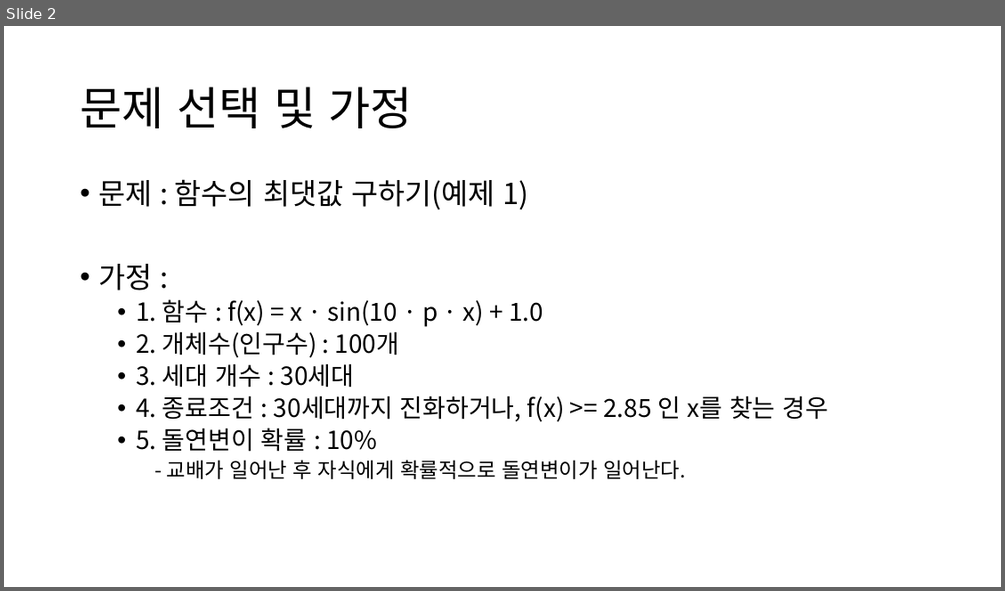
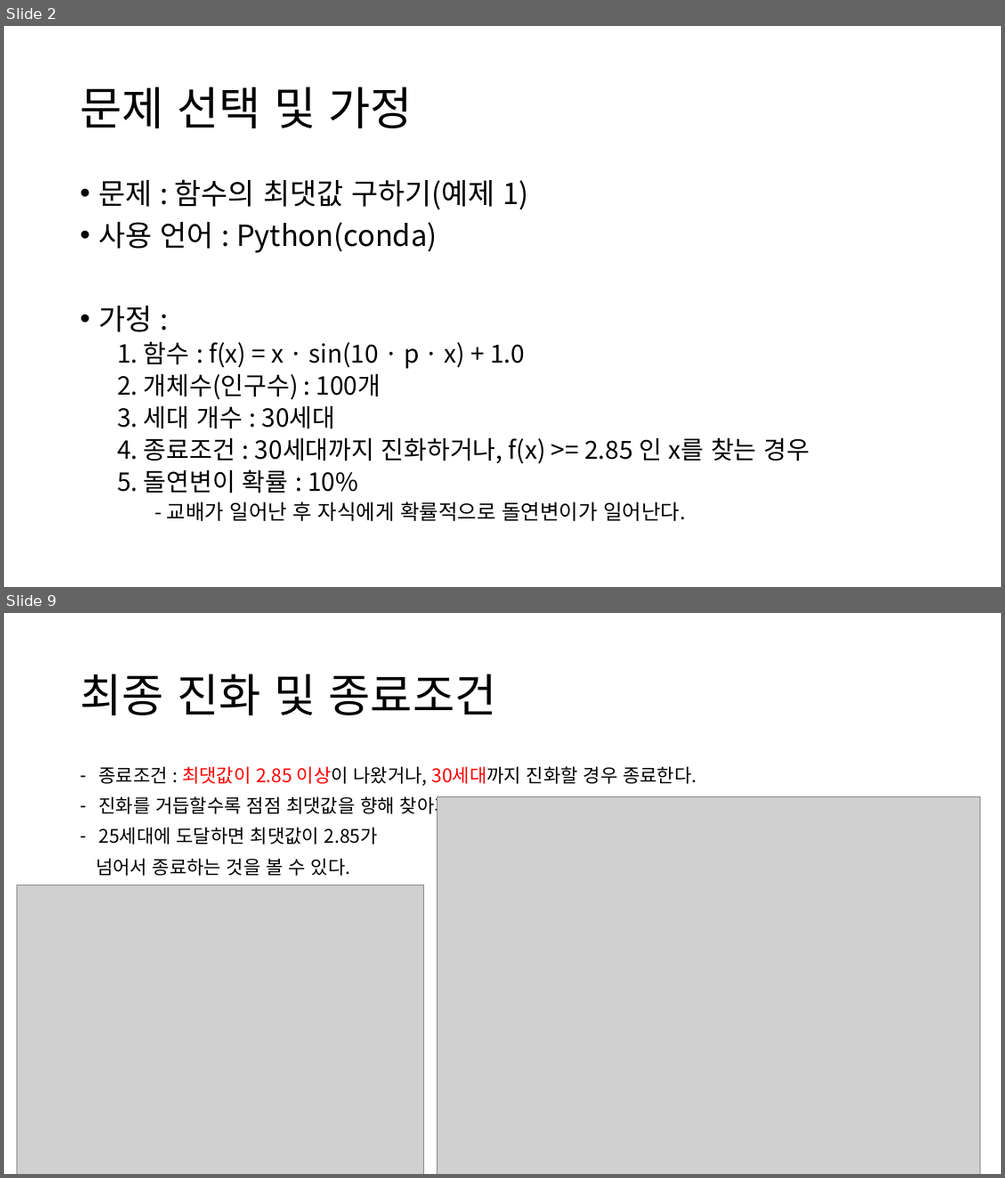
Before and after one commit to hhtboy/GeneticAlgorithm-FindMaxValue, a slide deck: 과제3_2019124206_황현택.pptx. Shown one above the other, each under a label of ours: slide 2 before the commit, slides 2 and 9 after it; the slides between them are not shown. The pictures are 1005x591 and 1005x1178 pixels, drawn with LibreOffice and Linux fonts; fonts in the diff are those of the drawing; grey boxes stand for pictures. Boxes give left, top, right and bottom in pixels: in the first picture for what was removed or moved away, otherwise in the second. Text is boxed around its words. In the diff, an @@ line names an element or a change of style, - is before the commit and + after.

```diff
--- a/과제3_2019124206_황현택.pptx
+++ b/과제3_2019124206_황현택.pptx
@@ slide 9 added at <box>4,613,1001,1174</box>, background #FFFFFF @@
@@ title added at <box>80,674,497,715</box>, 44 pt, text #000000 @@
+최종 진화 및 종료조건
@@ text added at <box>96,766,696,876</box>, 18 pt, text #000000 @@
+– 종료조건 : 최댓값이 2.85 이상이 나왔거나, 30세대까지 진화할 경우 종료한다.
+– 진화를 거듭할수록 점점 최댓값을 향해 찾아가는 걸 알 수 있다.
+– 25세대에 도달하면 최댓값이 2.85가
+넘어서 종료하는 것을 볼 수 있다.
@@ picture added at <box>437,796,980,1174</box> @@
@@ picture added at <box>16,884,423,1174</box> @@
@@ slide 2 changed as well @@
@@ text at <box>98,222,437,253</box>: paragraph added @@
+• 사용 언어 : Python(conda)
@@ text at <box>117,341,809,493</box>: bullet • to none @@
```
Also in this commit, not shown: 1 other slide changed, 7 other slides added, 1 other file.
